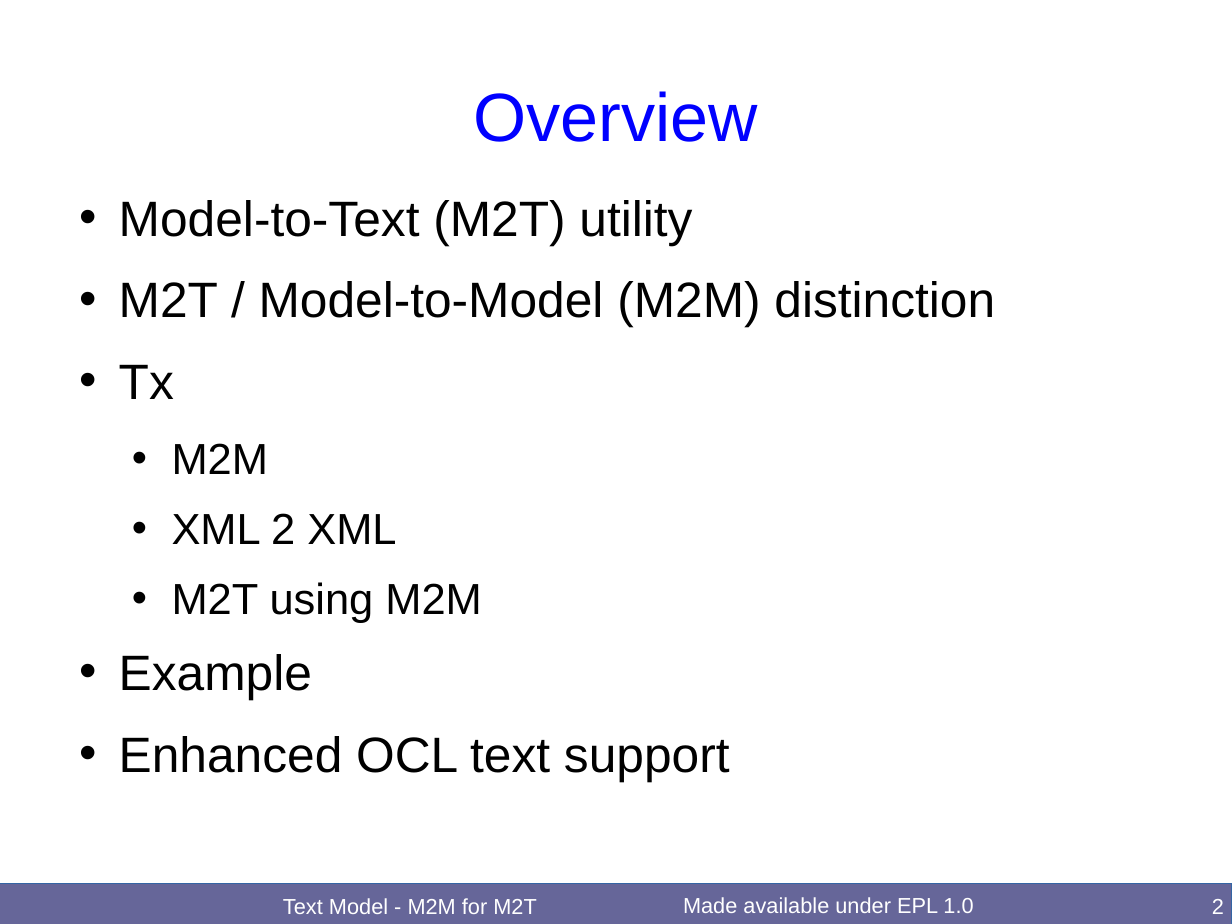
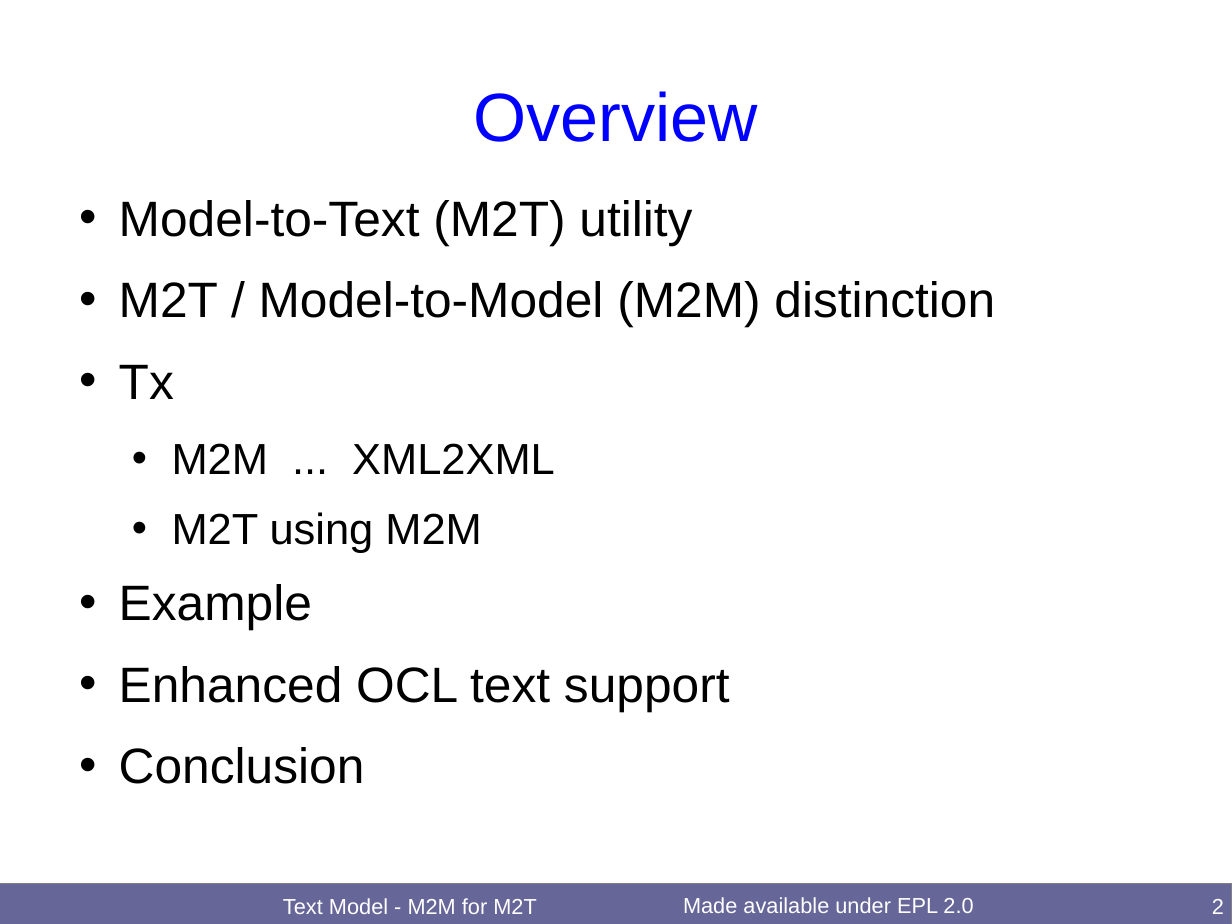
Before and after one commit to merks/mmt-website, a slide deck: slide 2 of qvt/docs/OCL2018TextM2M/TextM2M.odp. Drawn at 1232x924 pixels with LibreOffice and Linux fonts; fonts in the diff are those of the drawing. Boxes give left, top, right and bottom in pixels: in the first picture for what was removed or moved away, otherwise in the second. Text is boxed around its words. In the diff, an @@ line names an element or a change of style, - is before the commit and + after.

Commit message:
OCL2018 workshop Text Model - M2M for M2T actual slides

```diff
--- a/qvt/docs/OCL2018TextM2M/TextM2M.odp
+++ b/qvt/docs/OCL2018TextM2M/TextM2M.odp
@@ text at box(172, 443, 555, 474): text changed @@
-  • M2M
-  • XML 2 XML
+  • M2M ... XML2XML
@@ text at box(119, 747, 365, 784): paragraph added @@
+• Conclusion
@@ rectangle at box(0, 884, 1232, 924): outline #3465A4 0 pt to #808080 0 pt @@
@@ text at box(683, 897, 973, 913): text changed @@
-Made available under EPL 1.0
+Made available under EPL 2.0
```
Also in this commit, not shown: 29 other slides changed.
